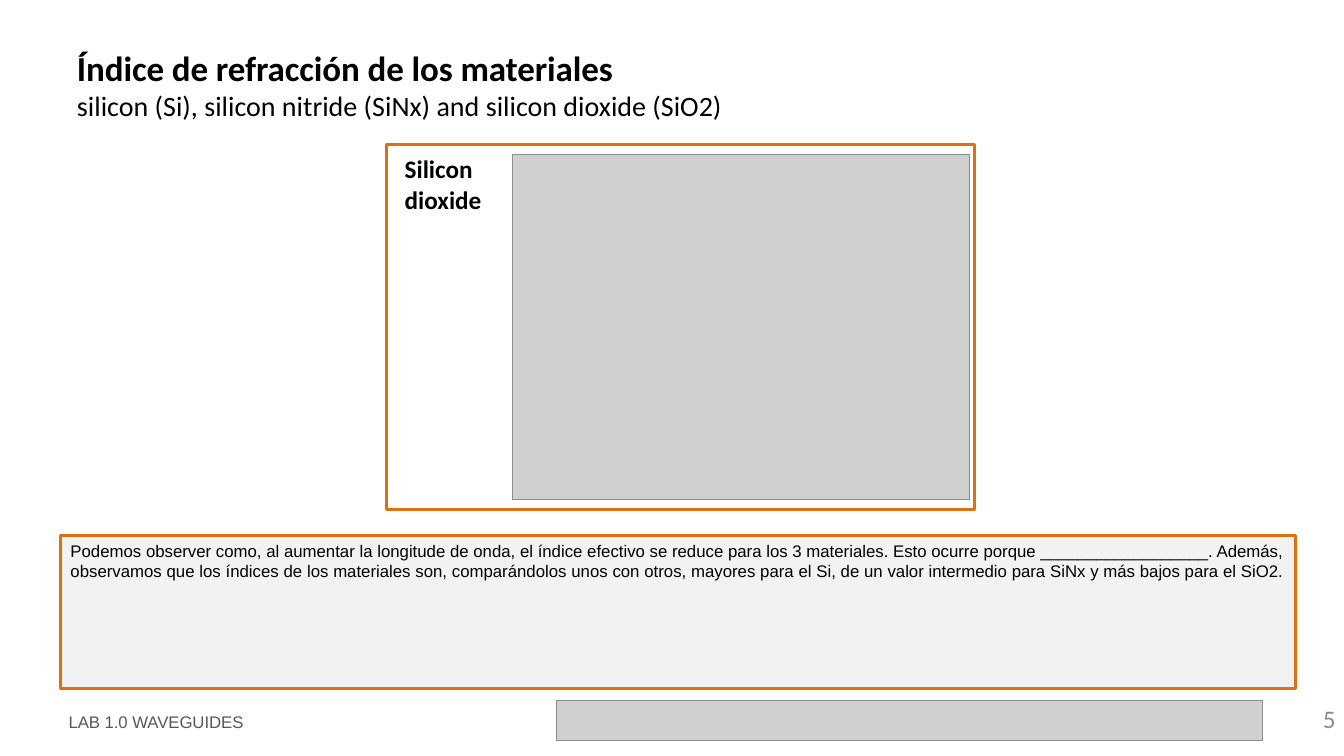
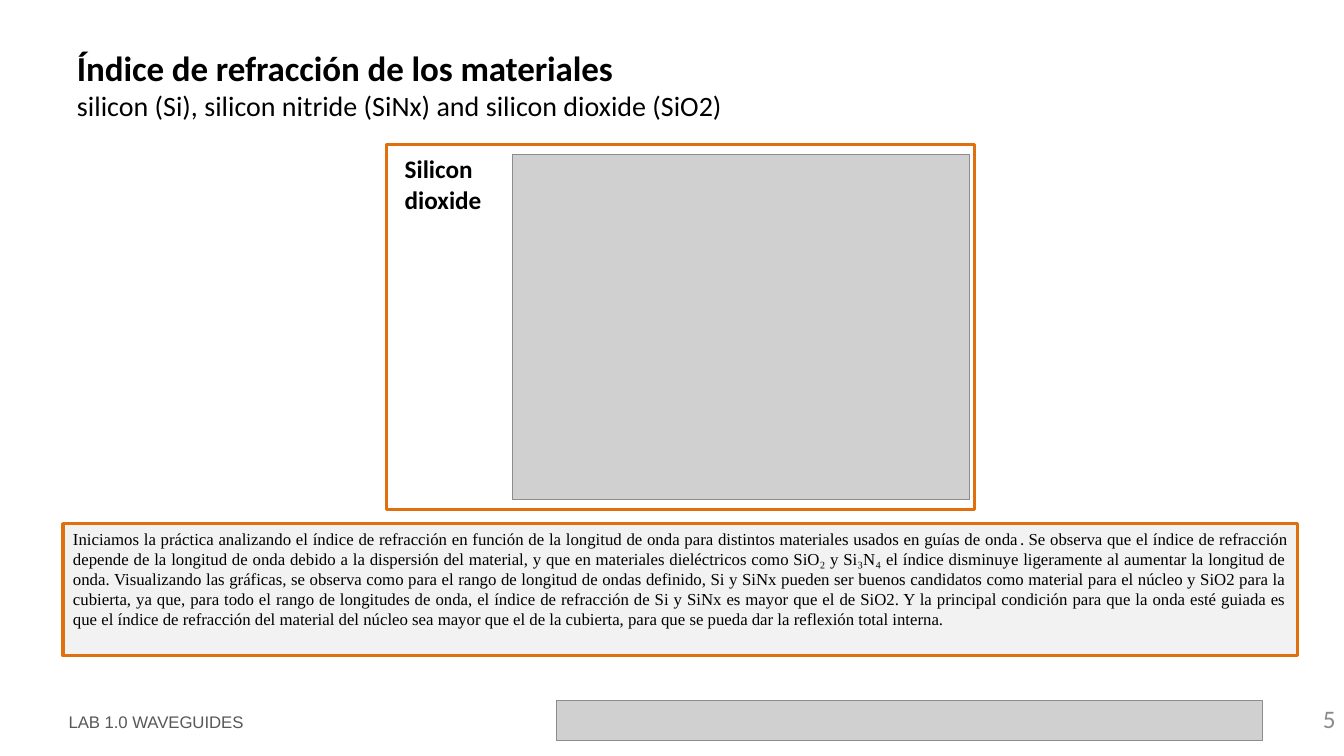
Before and after one commit to miiraandaa/cifoin-lab1, a slide deck: slide 5 of LabBook_10.pptx. Drawn at 1344x756 pixels with LibreOffice and Linux fonts; fonts in the diff are those of the drawing; grey boxes stand for pictures; background and template pictures are left out. Boxes give left, top, right and bottom in pixels: in the first picture for what was removed or moved away, otherwise in the second. Text is boxed around its words. In the diff, an @@ line names an element or a change of style, - is before the commit and + after.

```diff
--- a/LabBook_10.pptx
+++ b/LabBook_10.pptx
@@ rectangle "Iniciamos la práctica analizando el ...": place and size @@
-rectangle "Iniciamos la práctica analizando el ..." at bbox=[60, 535, 1296, 688]
+rectangle "Iniciamos la práctica analizando el ..." at bbox=[64, 523, 1299, 655]
@@ text in rectangle at bbox=[73, 533, 1287, 629]: text changed; font Arial to Times New Roman @@
-Podemos observer como, al aumentar la longitude de onda, el índice efectivo se reduce para los 3 materiales. Esto ocurre porque __________________. Además, observamos que los índices de los materiales son, comparándolos unos con otros, mayores para el Si, de un valor intermedio para SiNx y más bajos para el SiO2.
+Iniciamos la práctica analizando el índice de refracción en función de la longitud de onda para distintos materiales usados en guías de onda. Se observa que el índice de refracción depende de la longitud de onda debido a la dispersión del material, y que en materiales dieléctricos como SiO₂ y Si₃N₄ el índice disminuye ligeramente al aumentar la longitud de onda. Visualizando las gráficas, se observa como para el rango de longitud de ondas definido, Si y SiNx pueden ser buenos candidatos como material para el núcleo y SiO2 para la cubierta, ya que, para todo el rango de longitudes de onda, el índice de refracción de Si y SiNx es mayor que el de SiO2. Y la principal condición para que la onda esté guiada es que el índice de refracción del material del núcleo sea mayor que el de la cubierta, para que se pueda dar la reflexión total interna.
```
Also in this commit, not shown: 8 other slides changed, 6 slides added, 1 slide removed, 2 other files.
